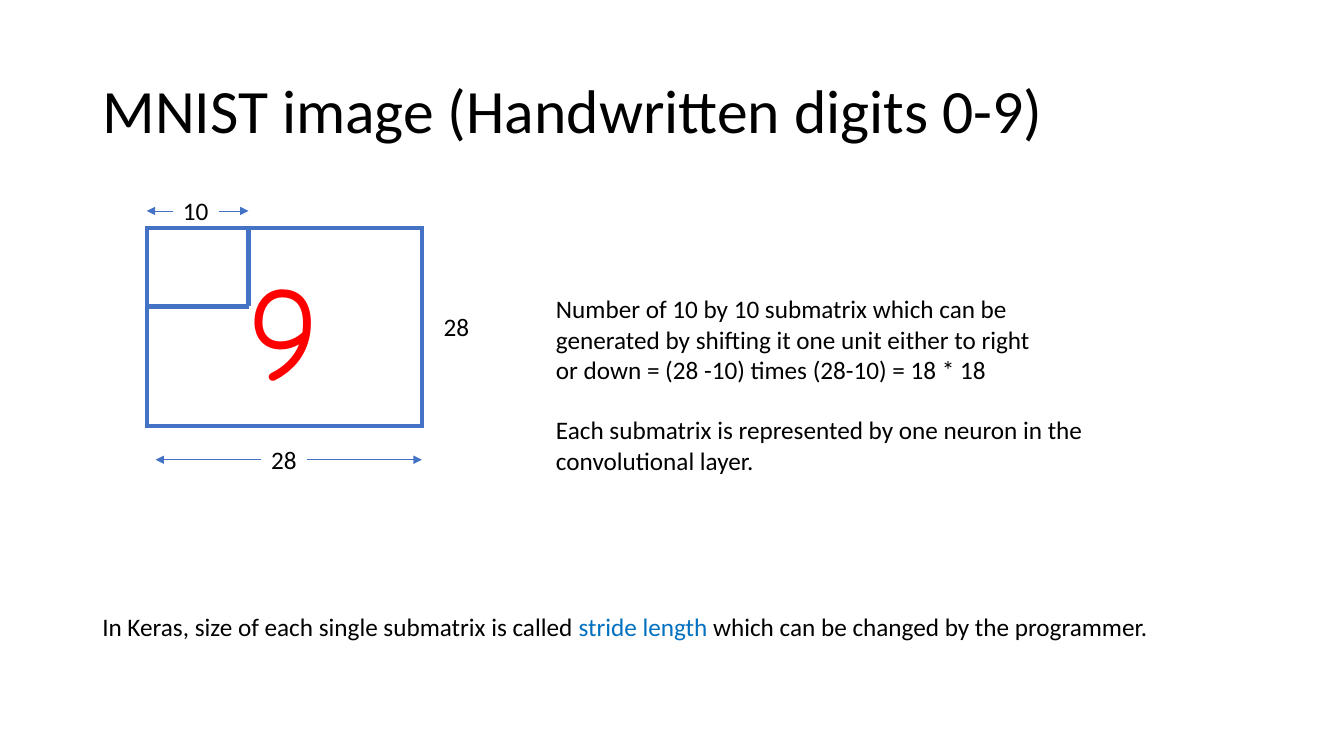
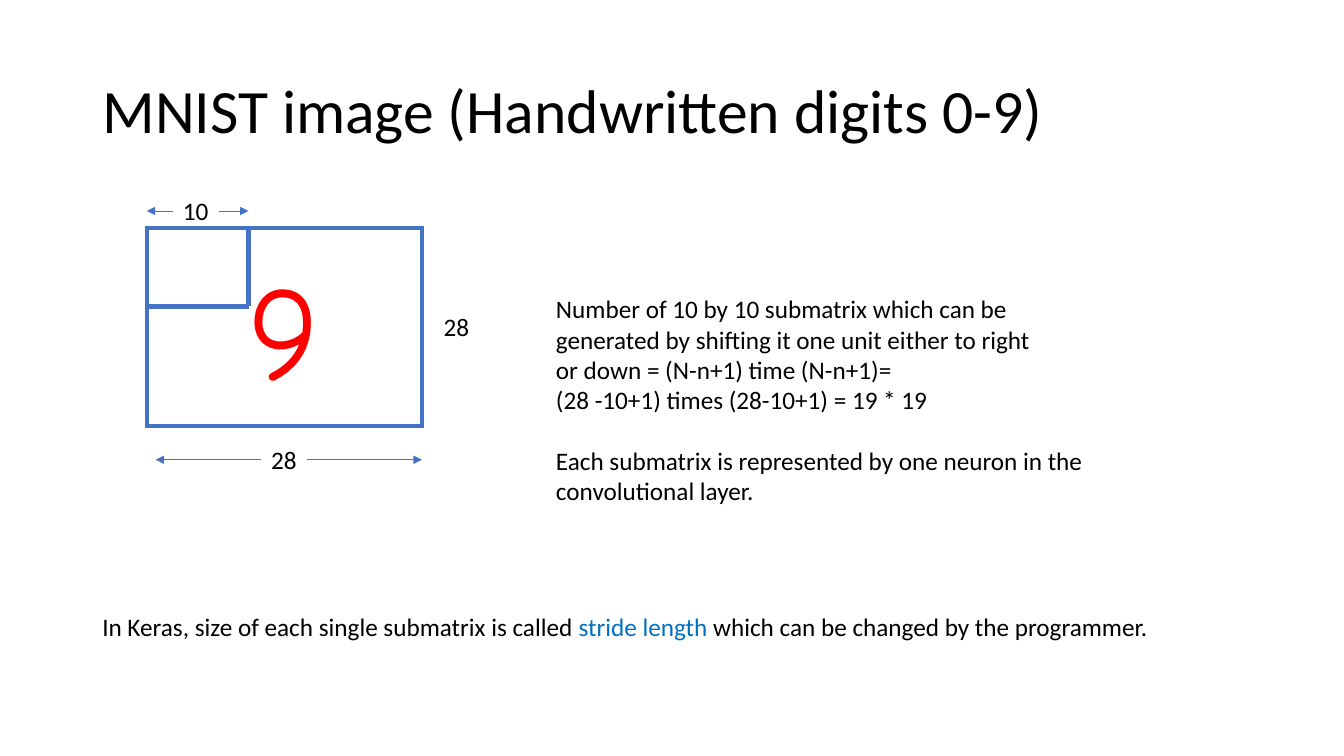
Before and after one commit to vivek14632/Deeplearning, a slide deck: slide 4 of chapter3/Convolutional Neural network.pptx. Drawn at 1344x756 pixels with LibreOffice and Linux fonts; fonts in the diff are those of the drawing. Boxes give left, top, right and bottom in pixels: in the first picture for what was removed or moved away, otherwise in the second. Text is boxed around its words. In the diff, an @@ line names an element or a change of style, - is before the commit and + after.

Commit message:
changes

```diff
--- a/chapter3/Convolutional Neural network.pptx
+++ b/chapter3/Convolutional Neural network.pptx
@@ text at [556,360,927,413]: text changed @@
-or down = (28 -10) times (28-10) = 18 * 18
+or down = (N-n+1) time (N-n+1)=
+(28 -10+1) times (28-10+1) = 19 * 19
```
Also in this commit, not shown: 1 other slide changed, 1 slide added.
